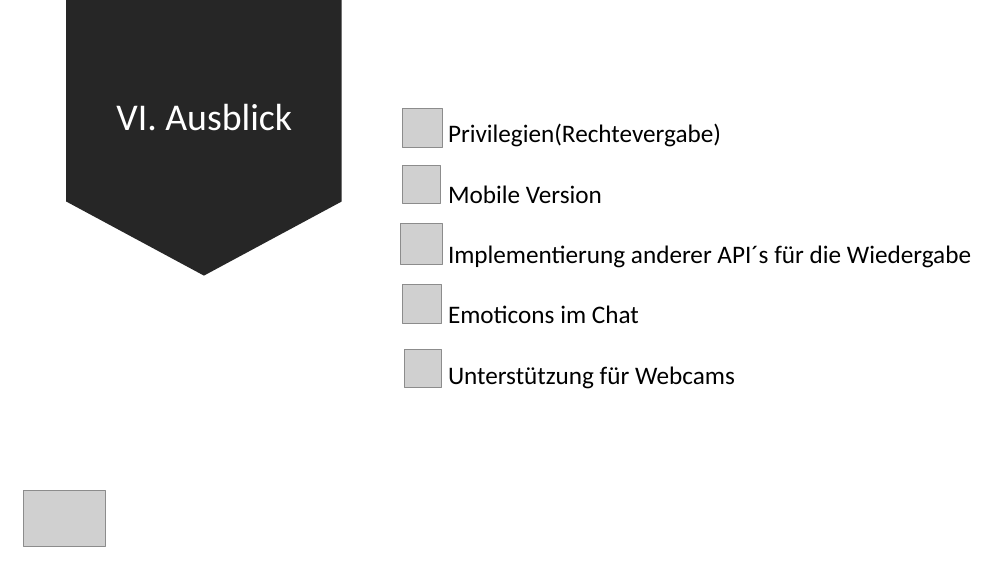
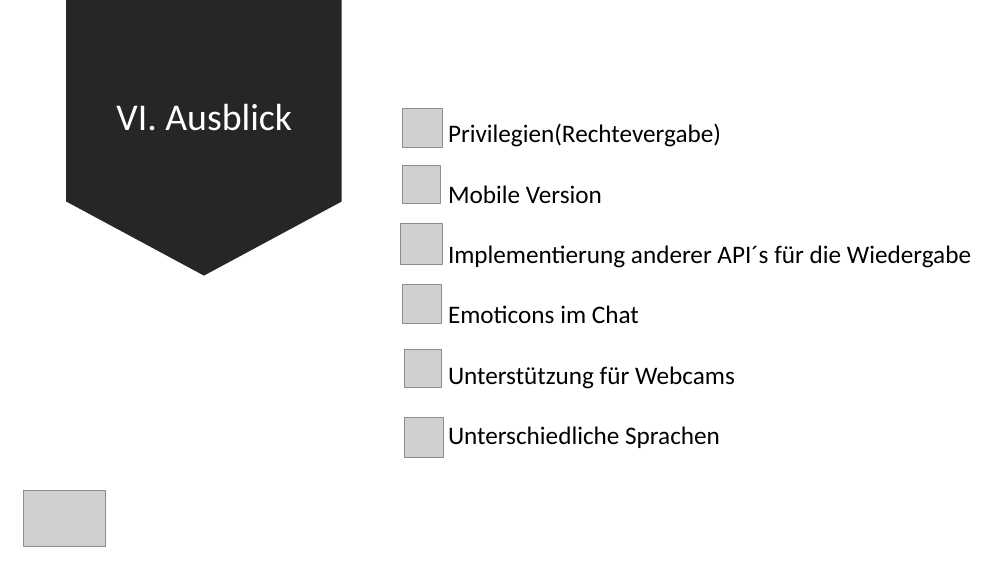
Before and after one commit to ArianMoser/StreamTogether, a slide deck: slide 13 of presentation/StreamTogether.pptx. Drawn at 1008x567 pixels with LibreOffice and Linux fonts; fonts in the diff are those of the drawing; grey boxes stand for pictures. Boxes give left, top, right and bottom in pixels: in the first picture for what was removed or moved away, otherwise in the second. Text is boxed around its words. In the diff, an @@ line names an element or a change of style, - is before the commit and + after.

```diff
--- a/presentation/StreamTogether.pptx
+++ b/presentation/StreamTogether.pptx
@@ picture added at <box>404,418,443,457</box> @@
@@ text at <box>448,426,720,448</box>: paragraph added @@
+Unterschiedliche Sprachen
```
Also in this commit, not shown: 5 other slides changed, 2 other files.
